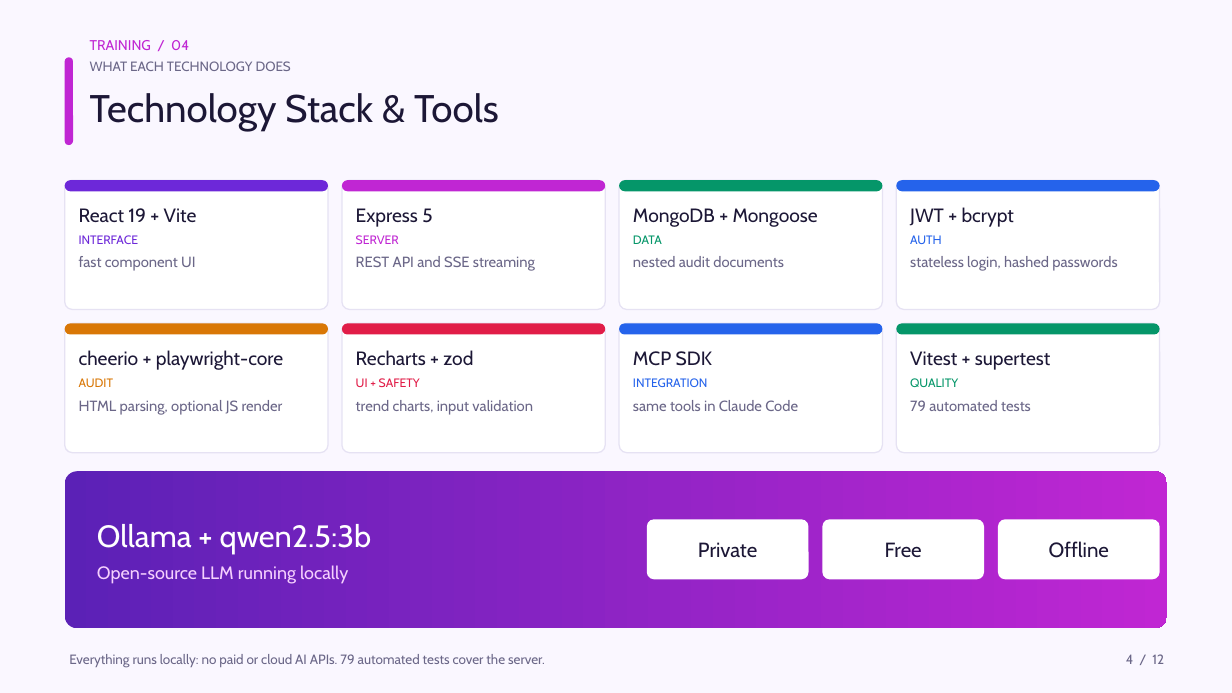
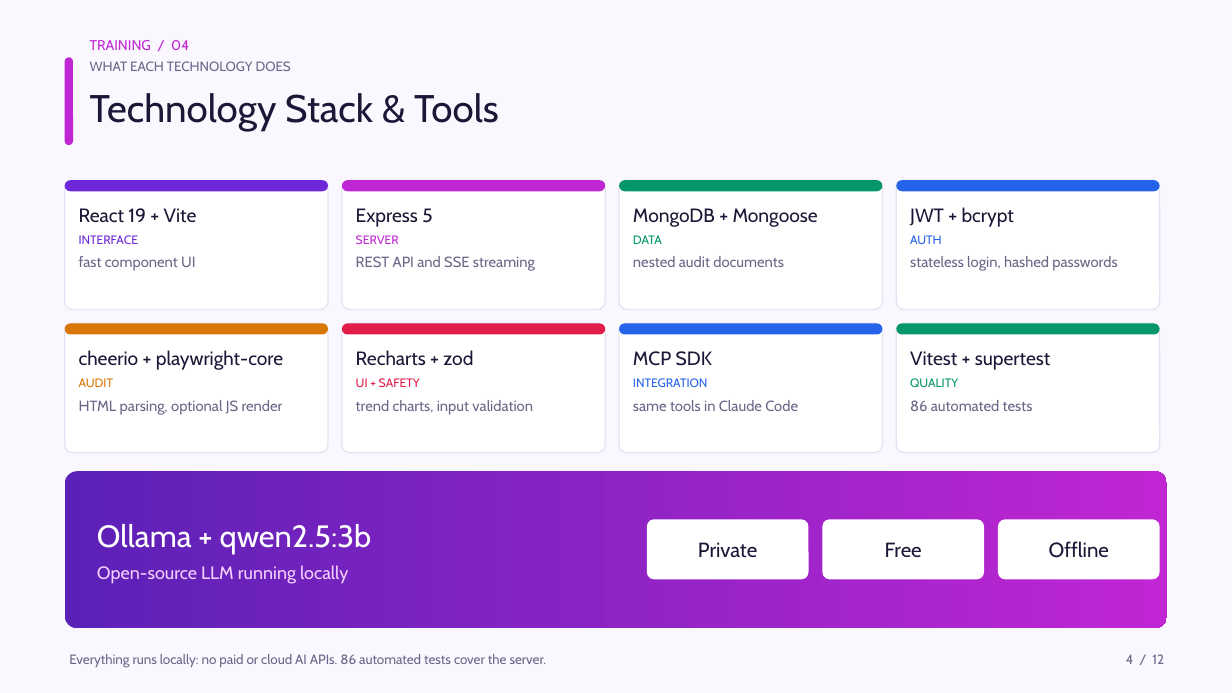
Before and after one commit to NiksheyYadav/AuditPilot, a slide deck: slide 4 of AuditPilot_IT2_Presentation.pptx. Drawn at 1232x693 pixels with LibreOffice and Linux fonts; fonts in the diff are those of the drawing. Boxes give left, top, right and bottom in pixels: in the first picture for what was removed or moved away, otherwise in the second. Text is boxed around its words. In the diff, an @@ line names an element or a change of style, - is before the commit and + after.

```diff
--- a/AuditPilot_IT2_Presentation.pptx
+++ b/AuditPilot_IT2_Presentation.pptx
@@ text at (x1=910, y1=400, x2=1033, y2=411): text changed @@
-79 automated tests
+86 automated tests
@@ text at (x1=69, y1=654, x2=547, y2=668): text changed @@
-Everything runs locally: no paid or cloud AI APIs. 79 automated tests cover the server.
+Everything runs locally: no paid or cloud AI APIs. 86 automated tests cover the server.
```
Also in this commit, not shown: 3 other slides changed, 19 other files.
